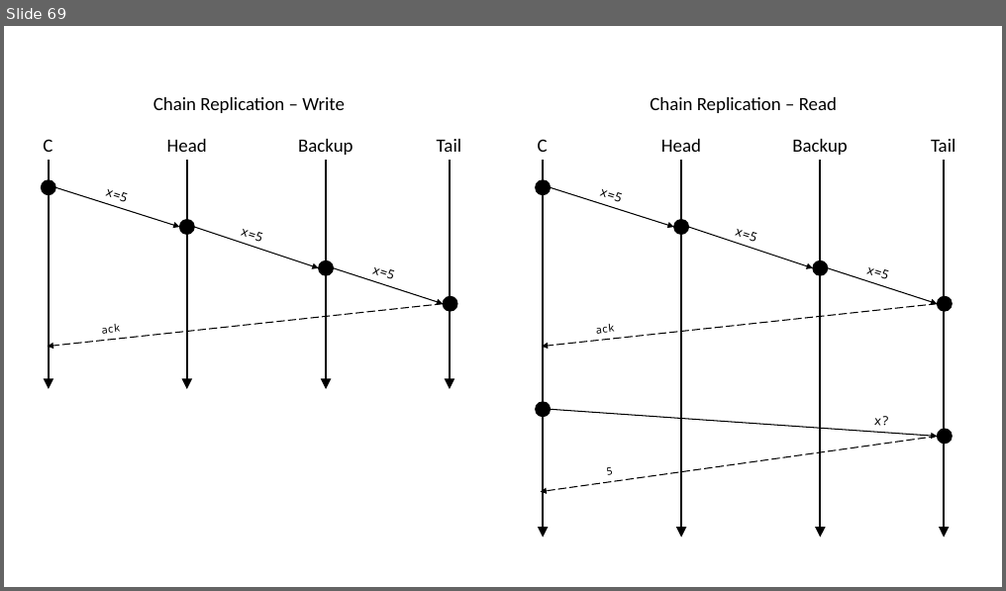
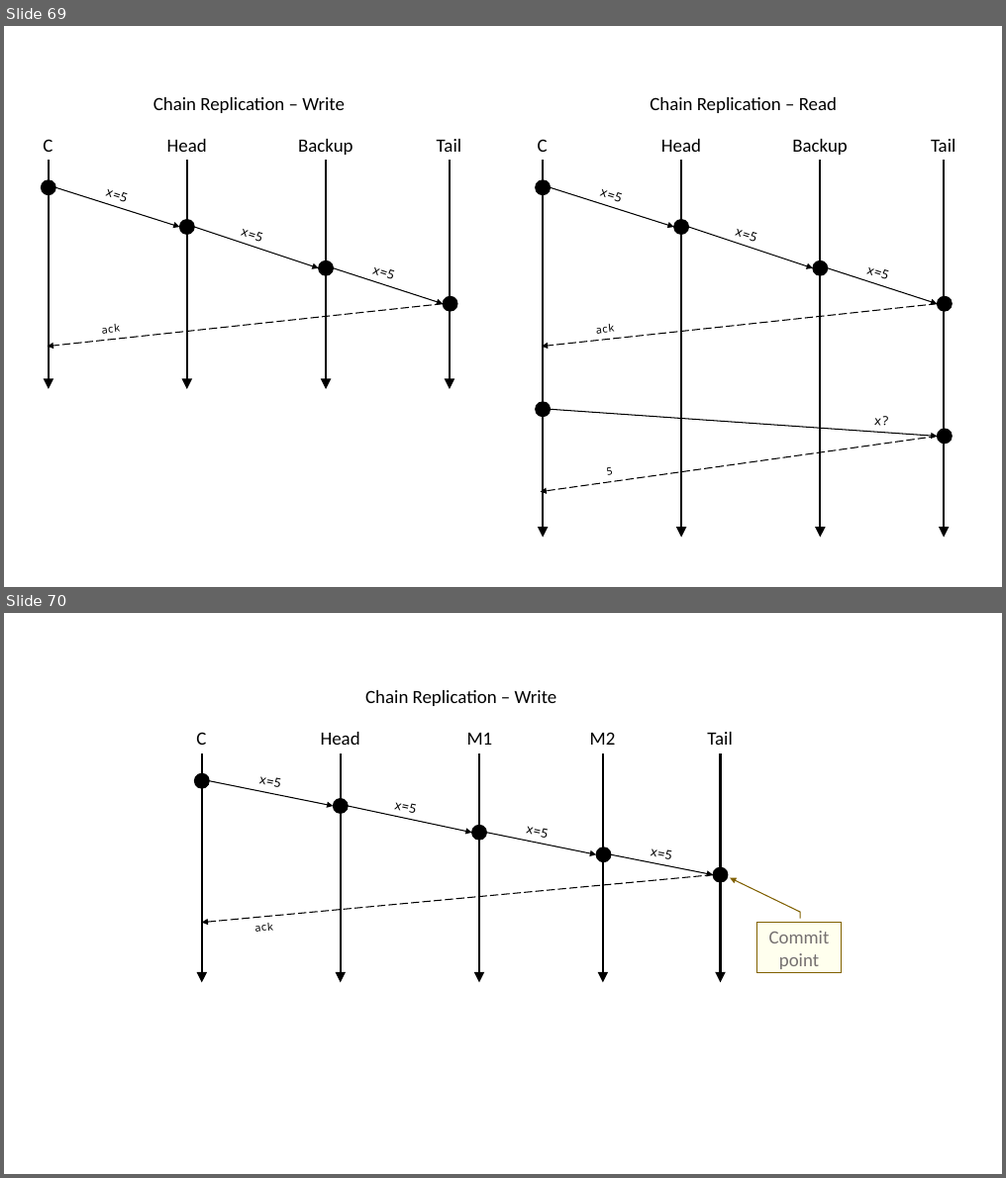
Before and after one commit to ChrisWhealy/DistributedSystemNotes, a slide deck: img/Diagrams.pptx. Shown one above the other, each under a label of ours: slide 69 before the commit, slides 69 and 70 after it. The pictures are 1006x591 and 1006x1178 pixels, drawn with LibreOffice and Linux fonts; fonts in the diff are those of the drawing. Boxes give left, top, right and bottom in pixels: in the first picture for what was removed or moved away, otherwise in the second. Text is boxed around its words. In the diff, an @@ line names an element or a change of style, - is before the commit and + after.

```diff
--- a/img/Diagrams.pptx
+++ b/img/Diagrams.pptx
@@ slide 70 added at (x1=4, y1=613, x2=1002, y2=1174), background #FFFFFF @@
@@ text added at (x1=365, y1=690, x2=557, y2=706), 18 pt, text #000000 @@
+Chain Replication – Write
@@ group added at (x1=194, y1=732, x2=732, y2=983): 10 texts, 10 arrows, 5 ellipses @@
+C
+Head
+M1
+Tail
+ack
+x=5
+x=5
+x=5
+M2
+x=5
@@ border callout added at (x1=756, y1=923, x2=842, y2=973), fill #FFFFEE, outline #806000 1 pt, 18 pt, text #767171 @@
+Commit point
```
Also in this commit, not shown: 10 other slides added, 14 other files.
